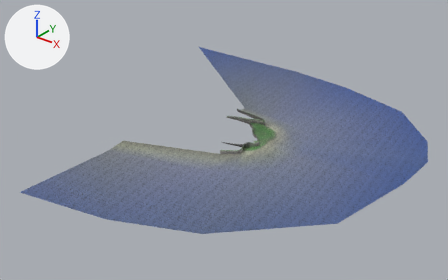
Renders of the Blender file Resources/Models/Scenes/lakeside_coast.blend from each side of a commit.
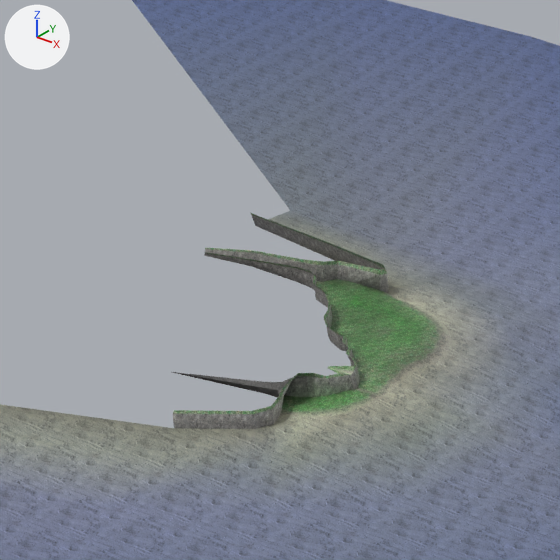
Each version appears first whole from a 50 mm lens placed at (1029.0, -1410.0, 875.0), pointed at (-148.0, 62.0, -38.0), and next in a close-up on the part from 41% to 67% of the width and 23% to 65% of the height. The axes (+X, +Y, +Z) are drawn at upper left. The lights are the same throughout. The first two pictures are the older version.

Script lines for the objects in view, before the commit:
```python
me_shore = bpy.data.meshes.new('Shore')
me_shore.from_pydata(...)  # 301 vertices, 298 faces; spans x -827.0..467.0, y -595.0..734.0, z -15.0..24.0
# faces by material slot: [141, 65, 61, 31]
me_shore.materials.append(mat_grass)
me_shore.materials.append(mat_cliff)
me_shore.materials.append(mat_sand)
me_shore.materials.append(mat_coast)
ob_shore = bpy.data.objects.new('Shore', me_shore)
ob_shore.location = (0.0, 0.0, 0.0)
```
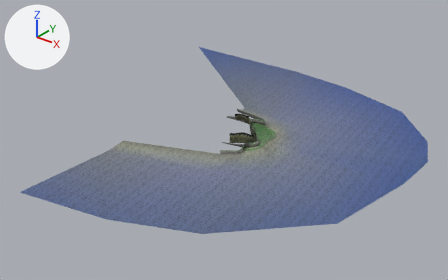
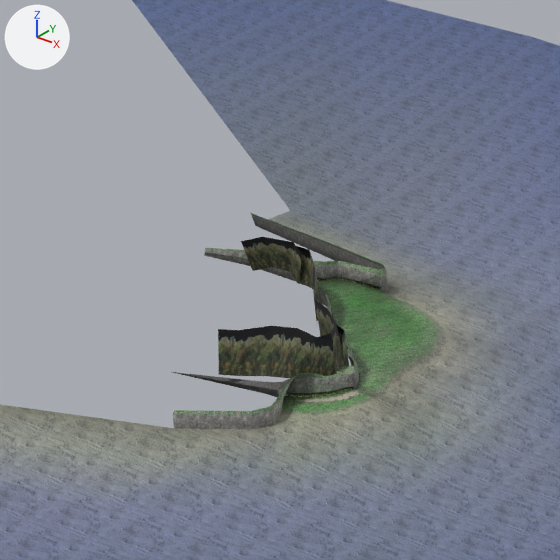
The change, as a list of edits to the scene's bpy script:
```text
Add img_distant_a_png:
    img_distant_a_png = load_image('distant_A.png', '../../../Assets/Textures/Trees/distant_A.png', 256, 256, 'sRGB')
Add img_grass_border_a_png:
    img_grass_border_a_png = load_image('grass_border_A.png', '../../../Assets/Textures/Natural/grass_border_A.png', 128, 128, 'sRGB')
Add img_path_a_png:
    img_path_a_png = load_image('path_A.png', '../../../Assets/Textures/Natural/path_A.png', 128, 128, 'sRGB')
Add mat_distanttrees:
    mat_distanttrees = principled_material('DistantTrees')
    mat_distanttrees.texture = img_distant_a_png
Add mat_grassborder:
    mat_grassborder = principled_material('GrassBorder')
    mat_grassborder.texture = img_grass_border_a_png
Add mat_path:
    mat_path = bpy.data.materials.new('Path')
    # uses the picture img_path_a_png
Change me_shore:
    used by ob_shore; location = (0.0, 0.0, 0.0)
    remove me_shore.from_pydata(...)  # 301 vertices, 298 faces; spans x -827.0..467.0, y -595.0..734.0, z -15.0..24.0
    add me_shore.from_pydata(...)  # 412 vertices, 364 faces; spans x -827.0..467.0, y -595.0..734.0, z -15.0..46.0
    me_shore part 1: a new loose piece of 21 vertices spanning x -10.0..20.0, y -3.0..35.0, z 0.0..1.0, in mat_path
    me_shore part 2
    90 vertices are added at x -180.0..11.0, y -20.0..171.0, z -2.0..46.0
    21 new faces join them, mat_distanttrees (picture img_distant_a_png)
    33 new faces join them, mat_grassborder (picture img_grass_border_a_png)
    me_shore part 3: 153 kept faces spanning x -215.0..77.0, y -79.0..234.0, z -7.0..23.0 get new vertex colours
    add me_shore.materials.append(mat_path)
    add me_shore.materials.append(mat_grassborder)  # picture img_grass_border_a_png
    add me_shore.materials.append(mat_distanttrees)  # picture img_distant_a_png
```

Boxes [x1, y1, x2, y2] around the edits, measured in the close-ups (560 x 560 px):
part 1 of me_shore, added: after [296, 391, 360, 403]
part 2 of me_shore, added: after [218, 237, 381, 397]
part 3 of me_shore, edited (looks the same): [204, 213, 515, 463] in both
